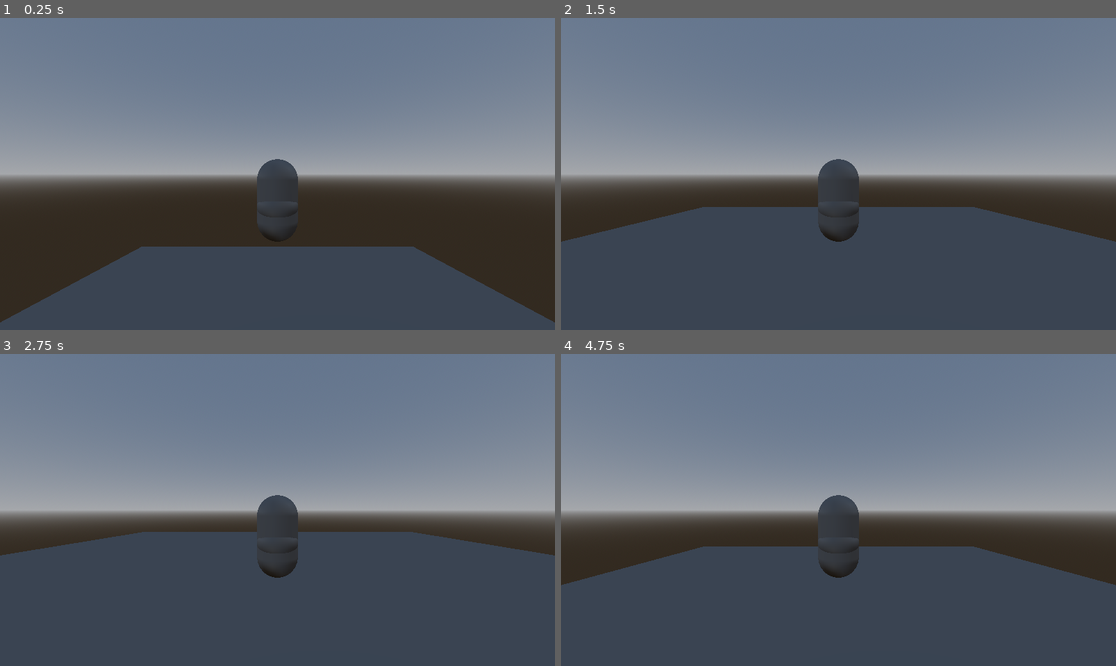
Above: before the commit, frames 1-4 (two rows, left to right).
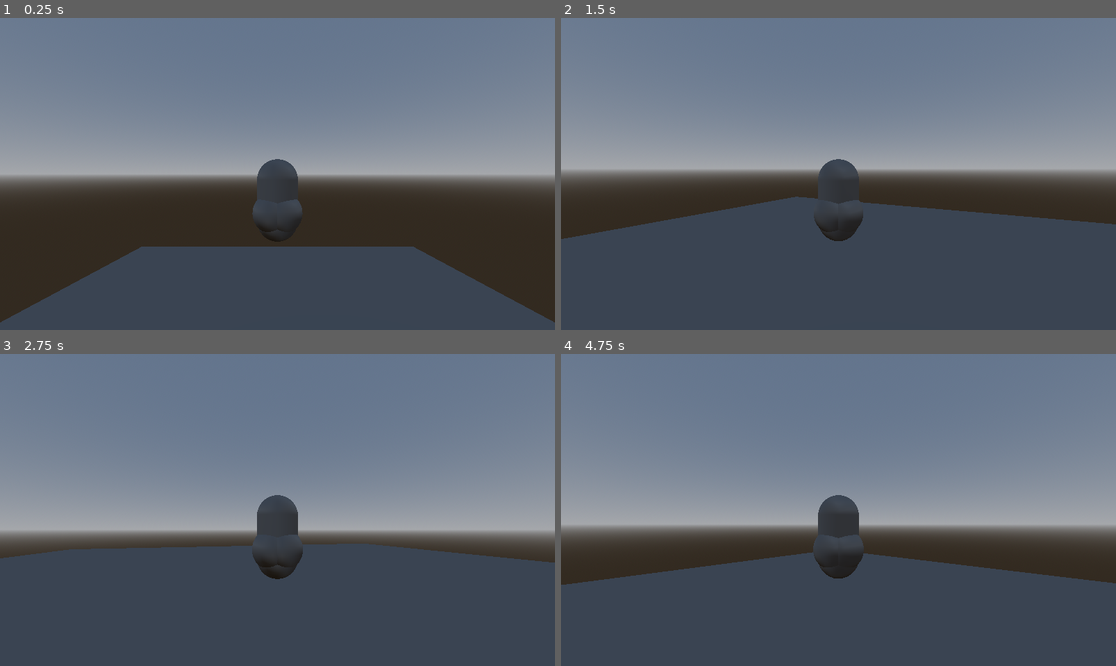
Above: after the commit, the same moments.

Repository: micro-47/Panther-Hacks
Game: Godot game, scene res://Worlds/jerry-test.tscn
Same seed, same stepped clock (60 frames per second), same inputs: the game is played once before the commit and once after it.
Inputs (mouse positions are in pixels of both pictures, inside the frame that each line leads up to):
- Up to frame 1 (0.25 s): no input
- Up to frame 2 (1.5 s): move the mouse to (866, 174) at 0.52 s; tap Enter at 1.25 s; move the mouse to (810, 174) at 1.27 s
- Up to frame 3 (2.75 s): move the mouse to (288, 503) at 2.02 s
- Up to frame 4 (4.75 s): tap Space at 2.75 s; move the mouse to (832, 516) at 2.77 s; move the mouse to (877, 513) at 3.52 s; tap Enter at 4.25 s; move the mouse to (794, 506) at 4.27 s

The runs differ from the first frame. In frame 1, 0.1% of the frame differs, in the area x 45-55%, y 58-69%; in frame 2, 5.0%; in frame 3, 10%; in frame 4, 11%, in the area x 0-100%, y 45-75%.

Commit message:
fixed camera

Diff:
--- a/3d-game/player.tscn
+++ b/3d-game/player.tscn
@@ -7,11 +7,16 @@
 
 const SPEED = 5.0
 const JUMP_VELOCITY = 4.5
-
-@onready var pivot: Camera3D = $Camera/SpringArm3D/Camera3D
+@onready var pivot = $Camera/SpringArm3D
+@export var sens = 0.5
 
 func _ready() -> void:
 	Input.mouse_mode = Input.MOUSE_MODE_CAPTURED
+
+func _input(event):
+	if event is InputEventMouseMotion:
+		rotate_y(deg_to_rad(-event.relative.x*sens))
+		pivot.rotate_x(deg_to_rad(-event.relative.y*sens))
 
 func _physics_process(delta: float) -> void:
 	# Add the gravity.
@@ -44,24 +49,29 @@
 
 [node name="Player" type="Node3D"]
 
-[node name="CharacterBody3D" type="CharacterBody3D" parent="."]
+[node name="player" type="CharacterBody3D" parent="."]
 script = SubResource("GDScript_egy34")
 
-[node name="CollisionShape3D" type="CollisionShape3D" parent="CharacterBody3D"]
+[node name="body_collision" type="CollisionShape3D" parent="player"]
 shape = SubResource("CapsuleShape3D_dsm1o")
 
-[node name="MeshInstance3D" type="MeshInstance3D" parent="CharacterBody3D"]
+[node name="body_mesh" type="MeshInstance3D" parent="player"]
 mesh = SubResource("CapsuleMesh_sop6y")
 
-[node name="ass" type="MeshInstance3D" parent="CharacterBody3D/MeshInstance3D"]
-transform = Transform3D(1, 0, 0, 0, 1, 0, 0, 0, 1, 0, -0.148852, 0.033692)
+[node name="left_cheek" type="MeshInstance3D" parent="player/body_mesh"]
+transform = Transform3D(1, 0, 0, 0, 1, 0, 0, 0, 1, 0.1, -0.3, 0.1)
 mesh = SubResource("SphereMesh_5fhlu")
-skeleton = NodePath("../..")
+skeleton = NodePath("")
 
-[node name="Camera" type="Node3D" parent="CharacterBody3D"]
+[node name="right_cheek" type="MeshInstance3D" parent="player/body_mesh"]
+transform = Transform3D(1, 0, 0, 0, 1, 0, 0, 0, 1, -0.1, -0.3, 0.1)
+mesh = SubResource("SphereMesh_5fhlu")
+skeleton = NodePath("")
+
+[node name="Camera" type="Node3D" parent="player"]
 transform = Transform3D(1, 0, 0, 0, 1, 0, 0, 0, 1, 0, 0.63765, 0)
 
-[node name="SpringArm3D" type="SpringArm3D" parent="CharacterBody3D/Camera"]
+[node name="SpringArm3D" type="SpringArm3D" parent="player/Camera"]
 spring_length = 5.0
 
-[node name="Camera3D" type="Camera3D" parent="CharacterBody3D/Camera/SpringArm3D"]
+[node name="Camera3D" type="Camera3D" parent="player/Camera/SpringArm3D"]
